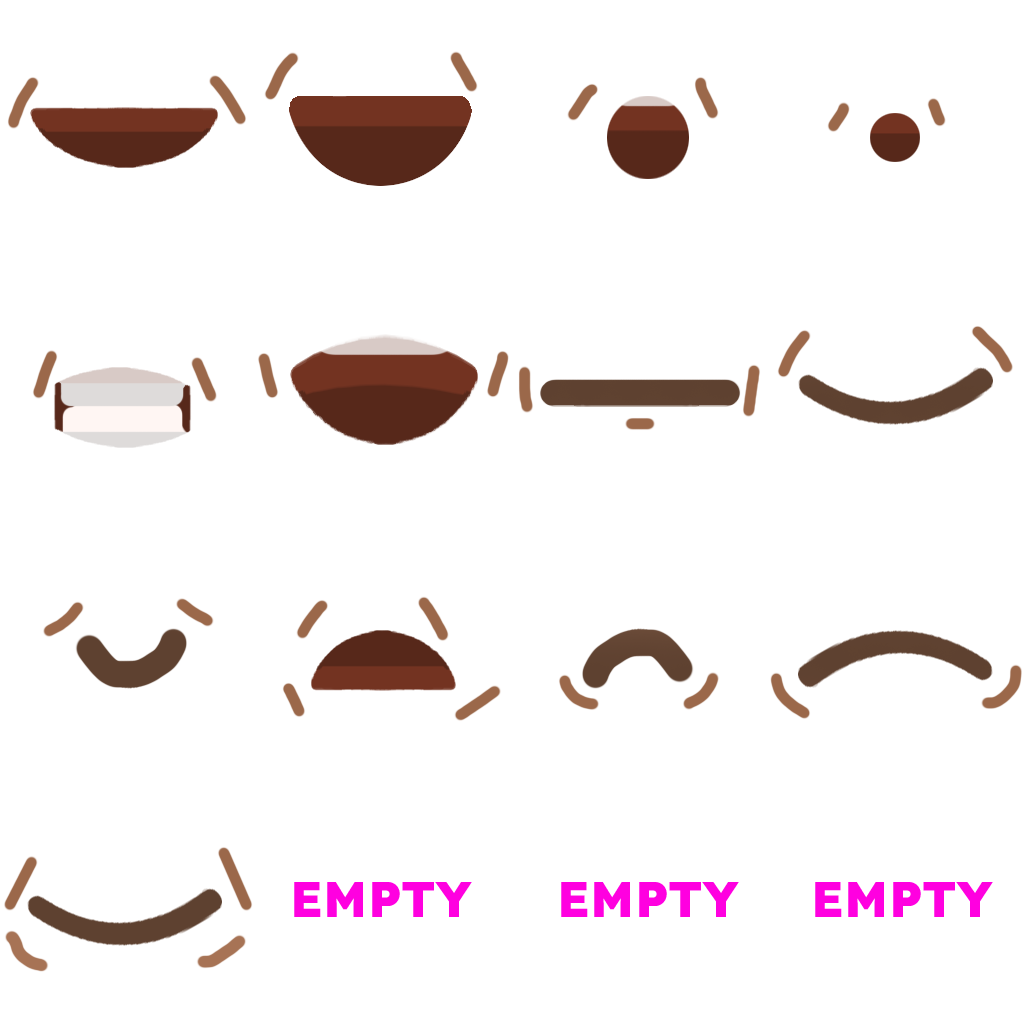
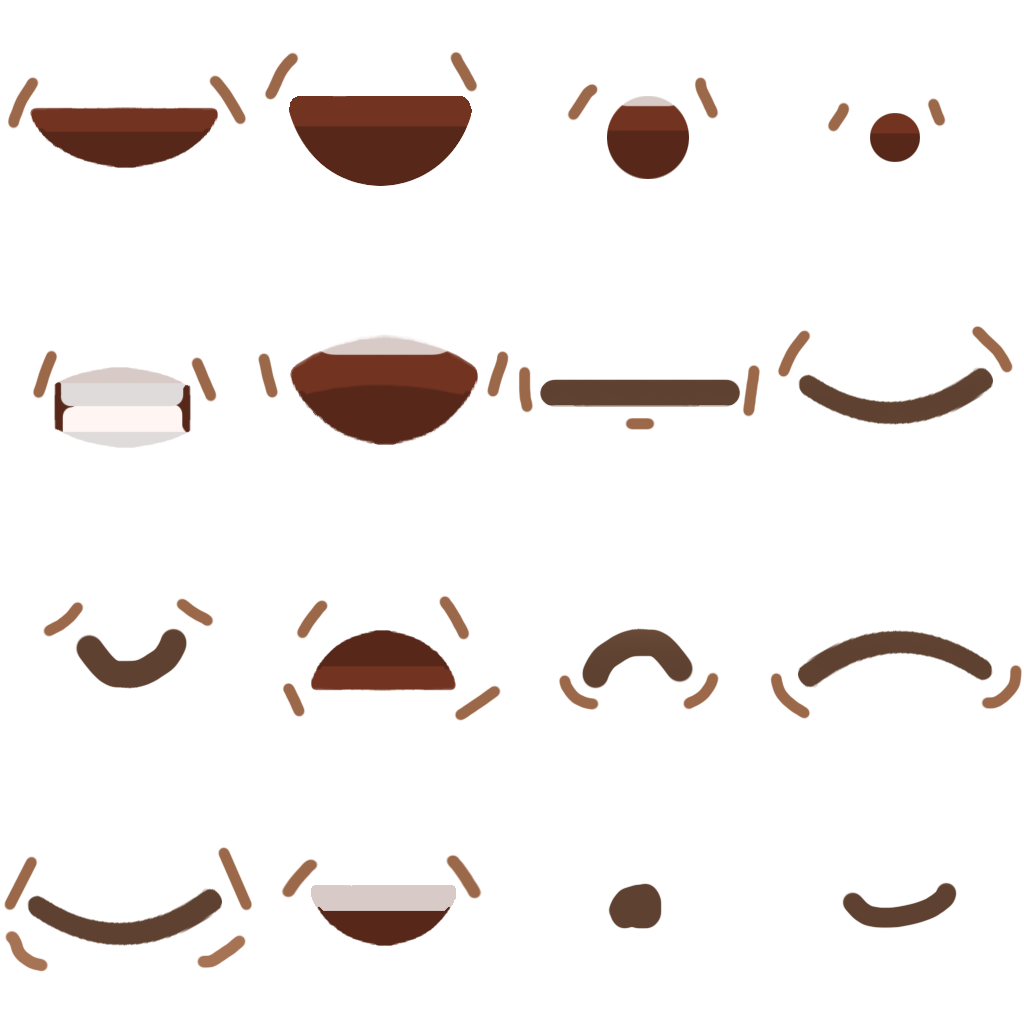
Two versions of the same layered image (1024×1024). Layer-by-layer changes:
added layer "Calque 10" above "Calque 9" over [842, 882, 957, 929]
added layer "Calque 9" above "Calque 8" over [608, 883, 662, 929]
painted on "Calque 8" over [281, 595, 482, 900]
added layer "Calque 5 copie 7" above "Calque 5 copie 6" over [311, 885, 456, 946]
removed layer "EMPTY copie 2" over [815, 882, 993, 917]
removed layer "EMPTY copie" over [561, 882, 739, 917]
removed layer "EMPTY" over [294, 882, 472, 917]
